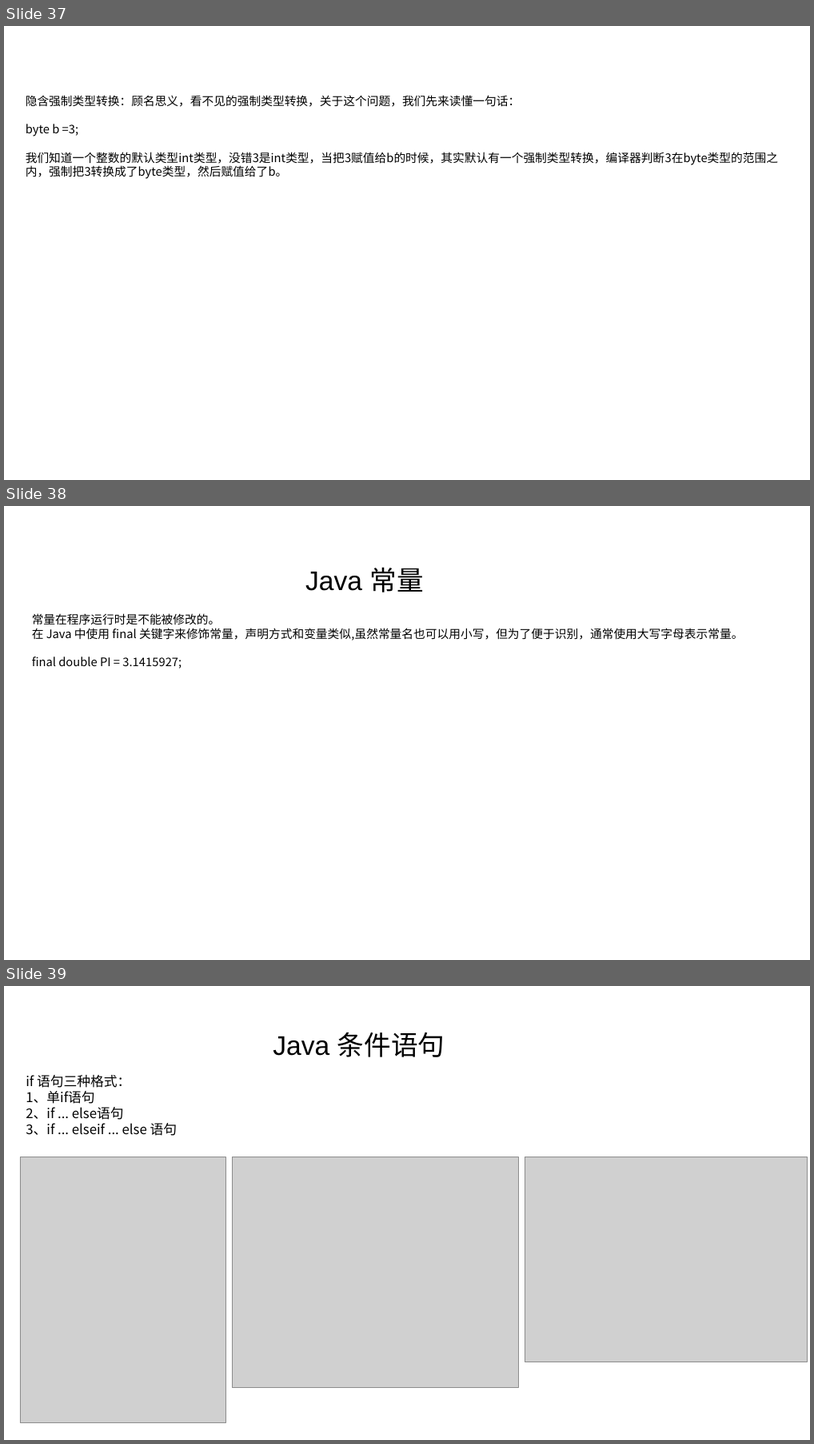
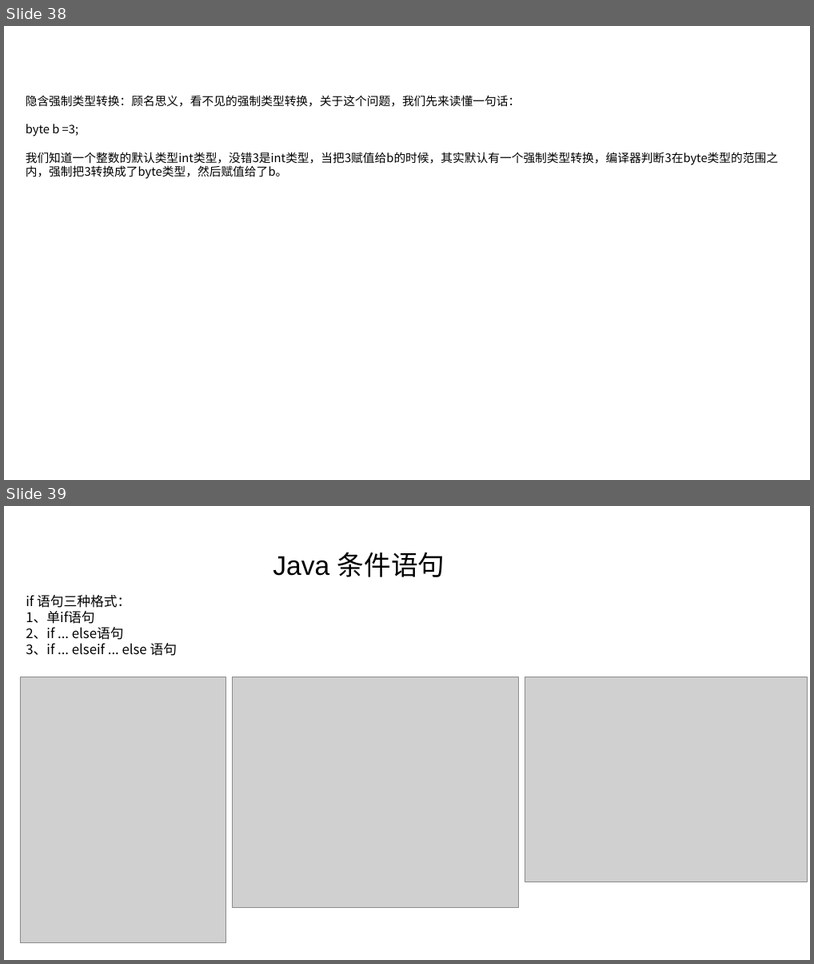
Before and after one commit to linkknown/PPT, a slide deck: 基础PPT/第1章：Java编程基础.pptx. Shown one above the other, each under a label of ours: slides 37, 38 and 39 before the commit, slides 38 and 39 after it. The pictures are 814x1444 and 814x964 pixels, drawn with LibreOffice and Linux fonts; fonts in the diff are those of the drawing; grey boxes stand for pictures; background and template pictures are left out. Boxes give left, top, right and bottom in pixels: in the first picture for what was removed or moved away, otherwise in the second. Text is boxed around its words. In the diff, an @@ line names an element or a change of style, - is before the commit and + after.

```diff
--- a/基础PPT/第1章：Java编程基础.pptx
+++ b/基础PPT/第1章：Java编程基础.pptx
@@ slide 38 removed at [4, 506, 810, 960], background picture (left out) @@
@@ text removed at [306, 567, 424, 592] @@
-Java 常量
@@ text removed at [32, 613, 743, 668] @@
-常量在程序运行时是不能被修改的。
-在 Java 中使用 final 关键字来修饰常量，声明方式和变量类似,虽然常量名也可以用小写，但为了便于识别，通常使用大写字母表示常量。
-final double PI = 3.1415927;
@@ what was slide 37 is now slide 38 @@
```
Also in this commit, not shown: 1 slide changed, 1 slide added, 3 other files.
